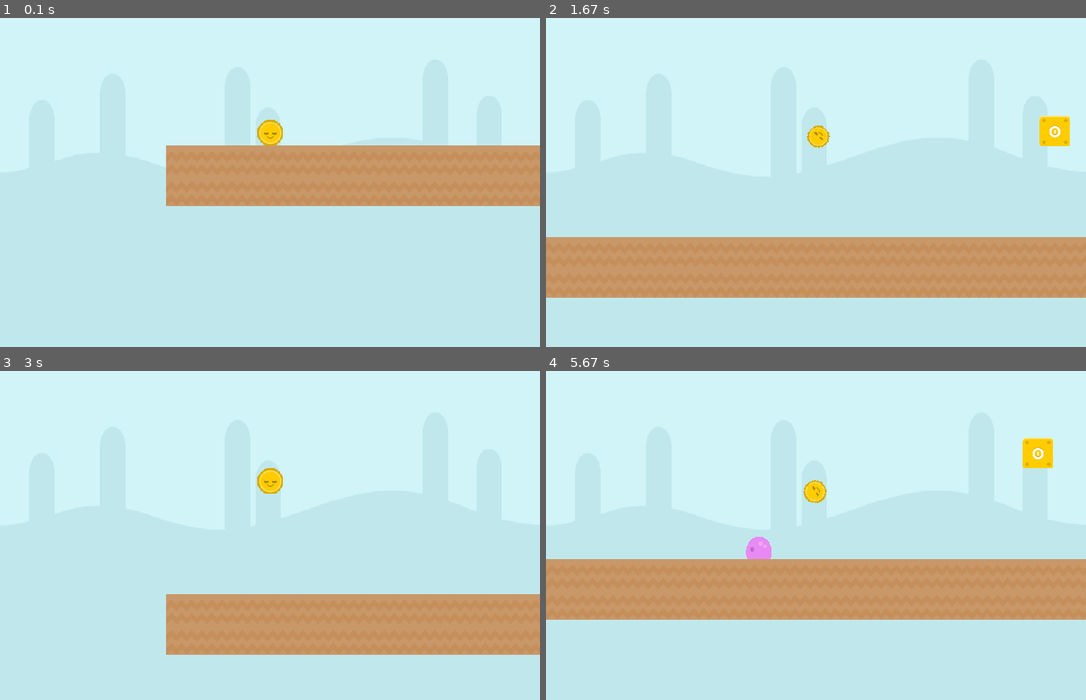
Above: before the commit, frames 1-4 (two rows, left to right).
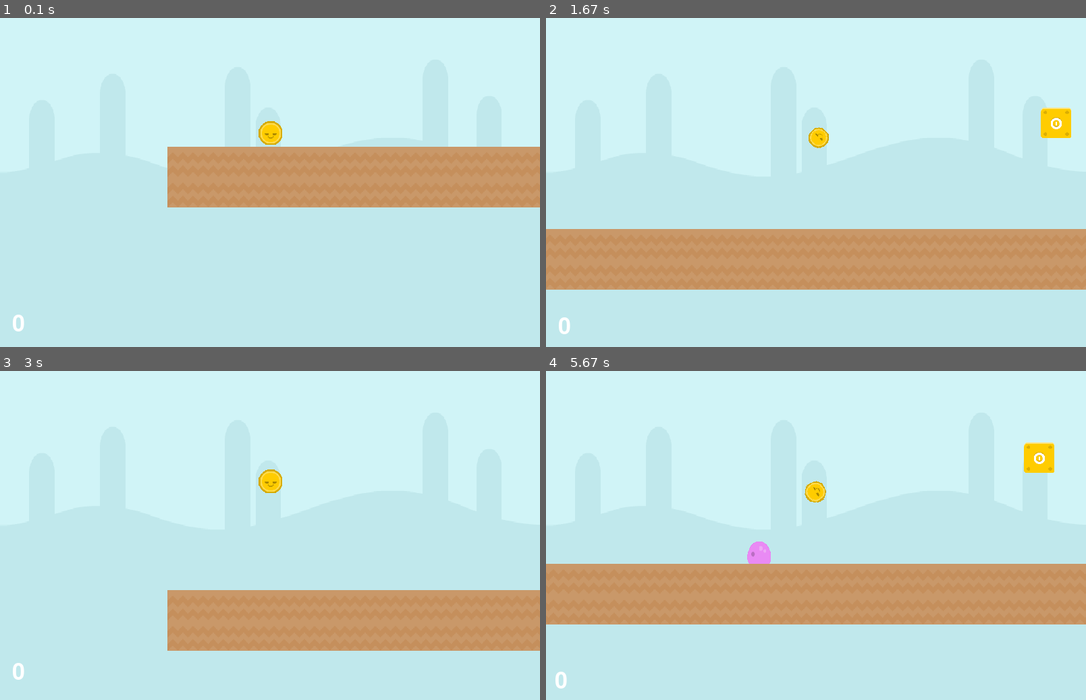
Above: after the commit, the same moments.

Repository: Shaker-Z/ProjectPygame
Game: pygame game, started from Project PyGame/game.py
Two runs of this game, one before a commit and one after it. Both use one fixed random seed, a clock stepped at 60 frames per second and the inputs below.
Inputs:
- Up to frame 1 (0.1 s): type "1 (at the terminal prompt)" at 0 s
- Up to frame 2 (1.67 s): hold Right 0.33-0.8 s; hold Up 0.83-1.13 s; hold Right 1.17-1.63 s
- Up to frame 3 (3 s): hold Left 1.67-2.2 s; hold Left 2.23-2.63 s; hold Up from 2.67 s (still down)
- Up to frame 4 (5.67 s): release Up at 3.03 s; hold Right 3.07-3.7 s; hold Left 3.73-4.2 s; hold Right 4.23-4.7 s; hold Up 4.73-5.03 s; hold Right 5.07-5.53 s; hold Left from 5.57 s (still down)

The runs differ from the first frame. In frame 1, 0.8% of the frame differs, in the area x 2-100%, y 30-96%; in frame 2, 5.5%, in the area x 0-100%, y 27-97%; in frame 3, 1.9%; in frame 4, 3.4%.

Commit message:
Coins!!!

Diff:
--- a/Project PyGame/blocks.py
+++ b/Project PyGame/blocks.py
@@ -27,6 +27,15 @@
                                             (PLATFORM_WIDTH, PLATFORM_HEIGHT))
         self.image.set_colorkey((0, 0, 0))
         self.rect = pygame.Rect(x, y, PLATFORM_WIDTH, PLATFORM_HEIGHT)
+
+
+class Coin(pygame.sprite.Sprite):
+    def __init__(self, x, y):
+        pygame.sprite.Sprite.__init__(self)
+        self.image = pygame.transform.scale(pygame.image.load('data/objects/coin.png').convert(),
+                                            (PLATFORM_WIDTH, PLATFORM_HEIGHT))
+        self.image.set_colorkey((0, 0, 0))
+        self.rect = pygame.Rect(x, y, PLATFORM_WIDTH+1, PLATFORM_HEIGHT+1)
 
 
 class FlyingPlatform(pygame.sprite.Sprite):
--- a/Project PyGame/enemy.py
+++ b/Project PyGame/enemy.py
@@ -1,7 +1,7 @@
 import pygame
 
 MOVE_SPEED = 2
-WIDTH = 38
+WIDTH = 35
 HEIGHT = 33
 HG_WIDTH = 33
 HG_HEIGHT = 33
--- a/Project PyGame/game.py
+++ b/Project PyGame/game.py
@@ -34,6 +34,7 @@
     entities = pygame.sprite.Group()
     enemys = pygame.sprite.Group()
     updateble_platforms = pygame.sprite.Group()
+    coins = pygame.sprite.Group()
     fl_platforms = pygame.sprite.Group()
     platforms = []
     enemy_platforms = []
@@ -72,8 +73,15 @@
                 enemy_platforms.append(pf)
             if col == '#':
                 bl = Block(x, y)
+                cn = Coin(x, y)
+                entities.add(cn)
+                coins.add(cn)
                 entities.add(bl)
                 platforms.append(bl)
+            if col == 'C':
+                cn = Coin(x, y)
+                entities.add(cn)
+                coins.add(cn)
             if col == '_':
                 fp = FlyingPlatform(x, y)
                 entities.add(fp)
@@ -105,6 +113,7 @@
     left = right = False
     up = False
     running = True
+    font = pygame.font.Font(None, 50)
     while running:
         screen.blit(bg, (0, 0))
         for e in pygame.event.get():
@@ -127,7 +136,7 @@
                 right = False
 
         camera.update(hero)
-        hero.update(left, right, up, platforms, enemys)
+        hero.update(left, right, up, platforms, enemys, coins)
         enemys.update(enemy_platforms, enemys)
         fl_platforms.update()
 
@@ -135,7 +144,10 @@
             camera.apply(sprite)
         entities.draw(screen)
         updateble_platforms.draw(screen)
-
+        text = font.render(str(hero.score), True, (255, 255, 255))
+        text_rect = text.get_rect(topleft=(hero.rect.topright[0] - WIN_WIDTH//2,
+                                           hero.rect.topright[1] + WIN_HEIGHT//2.25))
+        screen.blit(text, text_rect)
         pygame.display.update()
         timer.tick(60)
         if hero.hp == 0:
--- a/Project PyGame/level2.txt
+++ b/Project PyGame/level2.txt
@@ -2,9 +2,9 @@
 -                                                                 --  ------  ----      ----
 -                                                                 --  ------  ----      ----
 -                                                                 --  ------  ---- % +% ----
--                                                               --        --   -    --
+-                                                  CCCC         --        --   -    --           CCCCCC
 -                                                - ---- -       --        --   -    --           ------                                                                                      !!!
--                                    #       _   - -  - -       --        --   - -  -- %+   %    ------                                                  +        ------                     !!!
+-                                    #       _   -C-  -C-       --    CCCC--   -C-  -- %+   %    ------                                                  +        ------                     !!!
 -              #####           - -               ---  ---       ----  ------   ---  --  ----                                 ^                          +--                                  !!!
 -                            - - - -   -                          --                                                    ^    -          --              ---                      ----------------
 -                        + - - - - -   - -                        --                                                    -    -    ^     --             ----                      ----------------
--- a/Project PyGame/player.py
+++ b/Project PyGame/player.py
@@ -1,8 +1,8 @@
 import pygame
 
 MOVE_SPEED = 5
-WIDTH = 38
-HEIGHT = 38
+WIDTH = 35
+HEIGHT = 35
 JUMP_POWER = 11
 GRAVITY = 0.35
 COLOR = "#888888"
@@ -12,6 +12,7 @@
     def __init__(self, x, y):
         pygame.sprite.Sprite.__init__(self)
         self.hp = 5
+        self.score = 0
         self.xvel = 0
         self.start_pos = (x, y)
         # self.image = pygame.Surface((WIDTH, HEIGHT))
@@ -26,7 +27,7 @@
         self.onGround = False
         self.clock = pygame.time.Clock()
 
-    def update(self, left, right, up, platforms, enemys):
+    def update(self, left, right, up, platforms, enemys, coins):
         if up:
             if self.onGround:
                 self.yvel = -JUMP_POWER
@@ -58,16 +59,16 @@
 
         self.onGround = False
         self.rect.y += self.yvel
-        self.collide(0, self.yvel, platforms, enemys)
+        self.collide(0, self.yvel, platforms, enemys, coins)
 
         self.rect.x += self.xvel
-        self.collide(self.xvel, 0, platforms, enemys)
+        self.collide(self.xvel, 0, platforms, enemys, coins)
 
         if self.on_enemy(enemys) and self.clock.get_time() > 100:
             self.hp -= 1
             print(self.hp)
 
-    def collide(self, xvel, yvel, platforms, enemys):
+    def collide(self, xvel, yvel, platforms, enemys, coins):
         for p in platforms:
             if pygame.sprite.collide_rect(self, p):
 
@@ -105,6 +106,11 @@
                         self.hp -= 1
                         print(self.hp)
 
+        for c in coins:
+            if pygame.sprite.collide_rect(self, c):
+                self.score += 10
+                c.kill()
+
     def on_enemy(self, enemys):
         for e in enemys:
             if self.rect.collidepoint(e.rect.midleft) or self.rect.collidepoint(e.rect.midright):
Binary file added: Project PyGame/data/objects/coin.png
